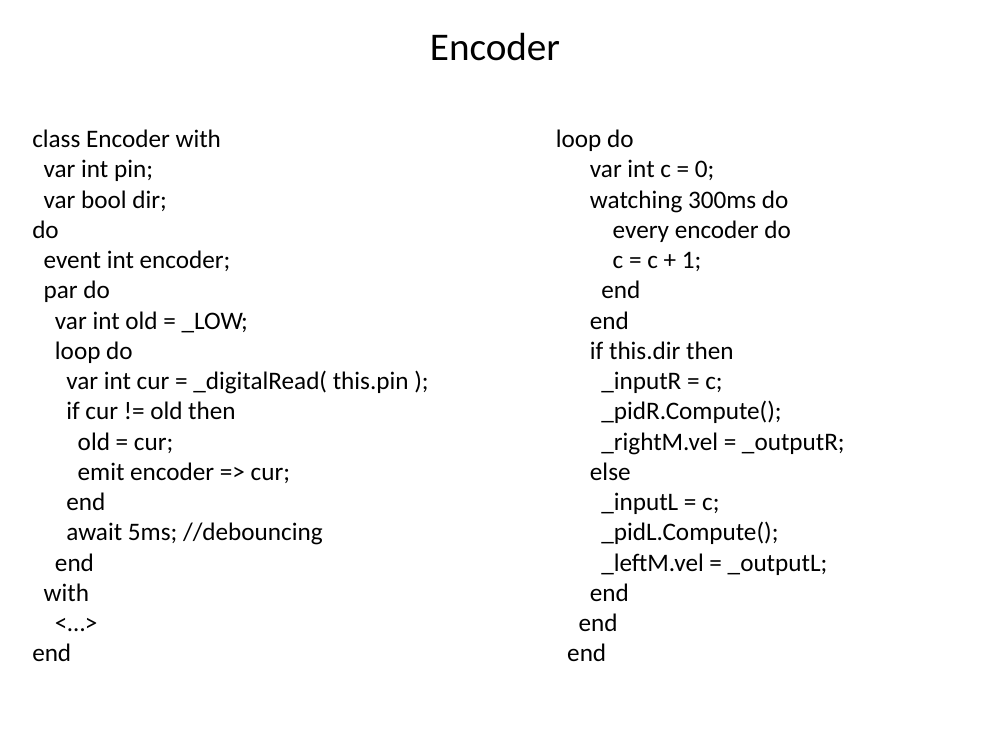
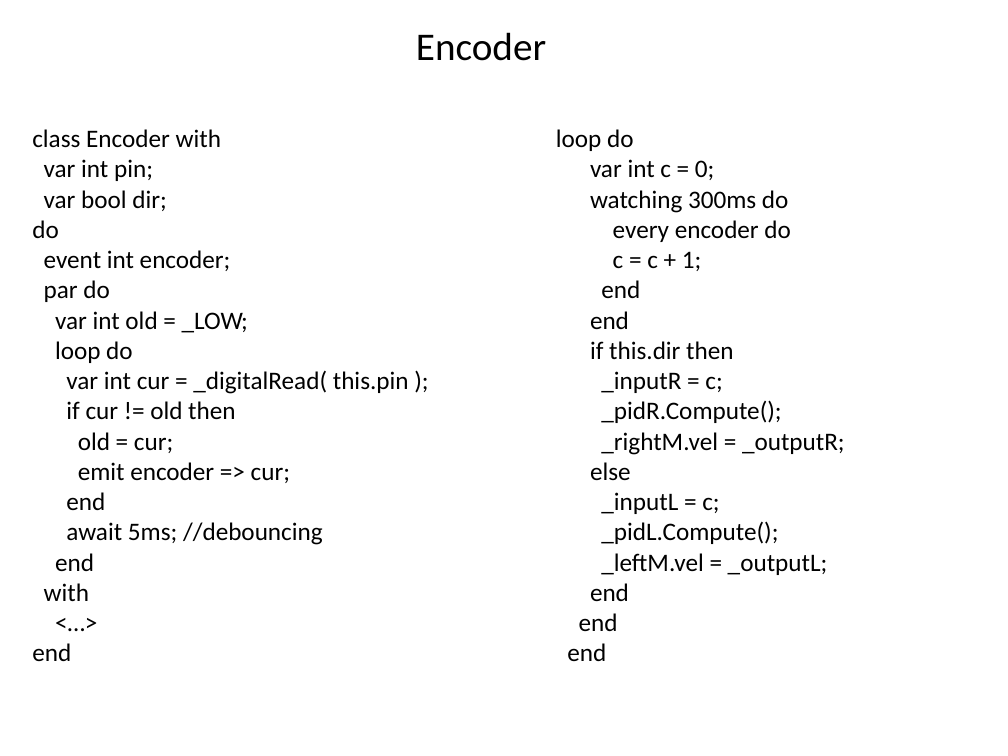
Before and after one commit to HandelSM/C-u-arduino, a slide deck: slide 6 of Céu vs C.pptx. Drawn at 1008x756 pixels with LibreOffice and Linux fonts; fonts in the diff are those of the drawing. Boxes give left, top, right and bottom in pixels: in the first picture for what was removed or moved away, otherwise in the second. Text is boxed around its words. In the diff, an @@ line names an element or a change of style, - is before the commit and + after.

```diff
--- a/Céu vs C.pptx
+++ b/Céu vs C.pptx
@@ text "Encoder": place and size @@
-text "Encoder" at bbox=[430, 32, 560, 61]
+text "Encoder" at bbox=[416, 32, 546, 61]
```
Also in this commit, not shown: 5 other slides changed.
